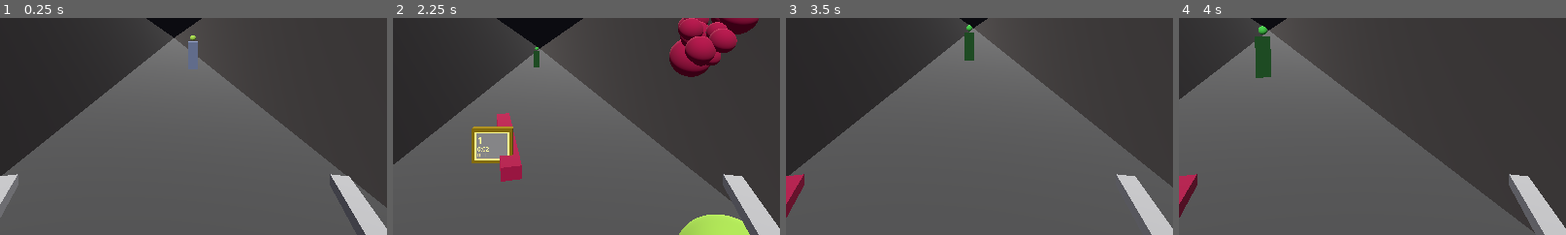
Above: before the commit, frames 1-4 (left to right).
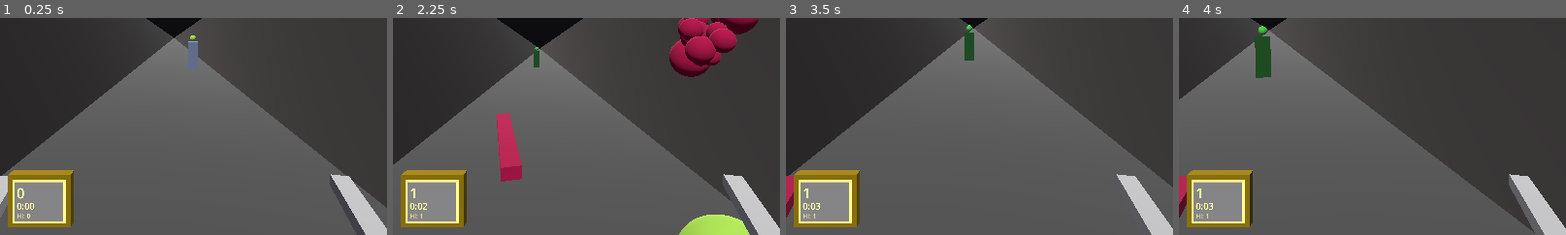
Above: after the commit, the same moments.

Repository: NoahKastin/take-a-stab
Game: Godot game, scene res://scenes/main.tscn
Two runs of this game, one before a commit and one after it. Both use one fixed random seed, a clock stepped at 60 frames per second and the inputs below.
Inputs (mouse positions are % of the whole screen's width and height, from its top left):
- Up to frame 1 (0.25 s): no input
- Up to frame 2 (2.25 s): tap Enter at 0.5 s; move the mouse to (55, 50) at 0.52 s; press the mouse at (55, 50) at 0.53 s; hold W (move_forward) from 0.53 s (still down); move the mouse to (45, 50) at 1.27 s; release the mouse at (45, 50) at 1.28 s; right-click (45, 50) at 1.35 s; move the mouse to (52, 48) at 2.02 s; press the mouse at (52, 48) at 2.03 s
- Up to frame 3 (3.5 s): keep holding W (move_forward); tap Space at 2.75 s; move the mouse to (49, 52) at 2.77 s; release the mouse at (49, 52) at 2.78 s; right-click (49, 52) at 2.85 s
- Up to frame 4 (4 s): keep holding W (move_forward); tap Enter at 3.5 s; move the mouse to (57, 51) at 3.52 s; press the mouse at (57, 51) at 3.53 s
The pictures show only the part of the screen within x 28-77%, y 45-95%; the shares and areas given below are measured in that part.

The runs differ from the first frame. In frame 1, 4.4% of the frame differs, in the area x 2-20%, y 70-97%; in frame 2, 6.2%, in the area x 2-32%, y 50-97%; in frame 3, 4.5%; in frame 4, 4.5%.

Commit message:
Move watch to camera pivot for constant visibility
Watch was only visible during stab animation because the left arm
position (45° from center) exceeded the camera's 37.5° half-FOV.
Now parented to camera_pivot instead of left_arm, positioned in
the lower-left of the view. Doesn't bob during stabs, always readable.

Co-Authored-By: Claude Opus 4.6 <noreply@anthropic.com>

Diff:
--- a/scenes/player/player.gd
+++ b/scenes/player/player.gd
@@ -147,6 +147,13 @@
 	highscore_label.add_theme_color_override("font_color", Color(0.7, 0.6, 0.15))
 	watch_viewport.add_child(highscore_label)
 
+	# Watch is a child of camera_pivot (not left_arm) so it's always visible
+	# and doesn't bob during stab animations
+	var watch_node := Node3D.new()
+	watch_node.name = "Watch"
+	watch_node.position = Vector3(-0.14, -0.17, -0.3)  # Lower-left of view, within FOV
+	camera_pivot.add_child(watch_node)
+
 	# Watch body (gold box behind the face)
 	var body := MeshInstance3D.new()
 	var body_mesh := BoxMesh.new()
@@ -157,8 +164,7 @@
 	body_mat.albedo_color = Color(0.85, 0.7, 0.1)
 	body_mat.metallic = 0.8
 	body.set_surface_override_material(0, body_mat)
-	body.position = Vector3(0, 0.025, 0.1)
-	left_arm.add_child(body)
+	watch_node.add_child(body)
 
 	# Watch face (viewport texture, slightly in front of body)
 	watch_mesh = MeshInstance3D.new()
@@ -166,7 +172,7 @@
 	quad.size = Vector2(0.055, 0.045)
 	watch_mesh.mesh = quad
 	watch_mesh.cast_shadow = GeometryInstance3D.SHADOW_CASTING_SETTING_OFF
-	watch_mesh.position = Vector3(0, 0.025, 0.106)
+	watch_mesh.position = Vector3(0, 0, 0.006)
 
 	var watch_mat := StandardMaterial3D.new()
 	watch_mat.albedo_texture = watch_viewport.get_texture()
@@ -175,7 +181,7 @@
 	watch_mat.emission_energy_multiplier = 0.5
 	watch_mat.emission_texture = watch_viewport.get_texture()
 	watch_mesh.set_surface_override_material(0, watch_mat)
-	left_arm.add_child(watch_mesh)
+	watch_node.add_child(watch_mesh)
 
 
 func _process(_delta: float) -> void:
